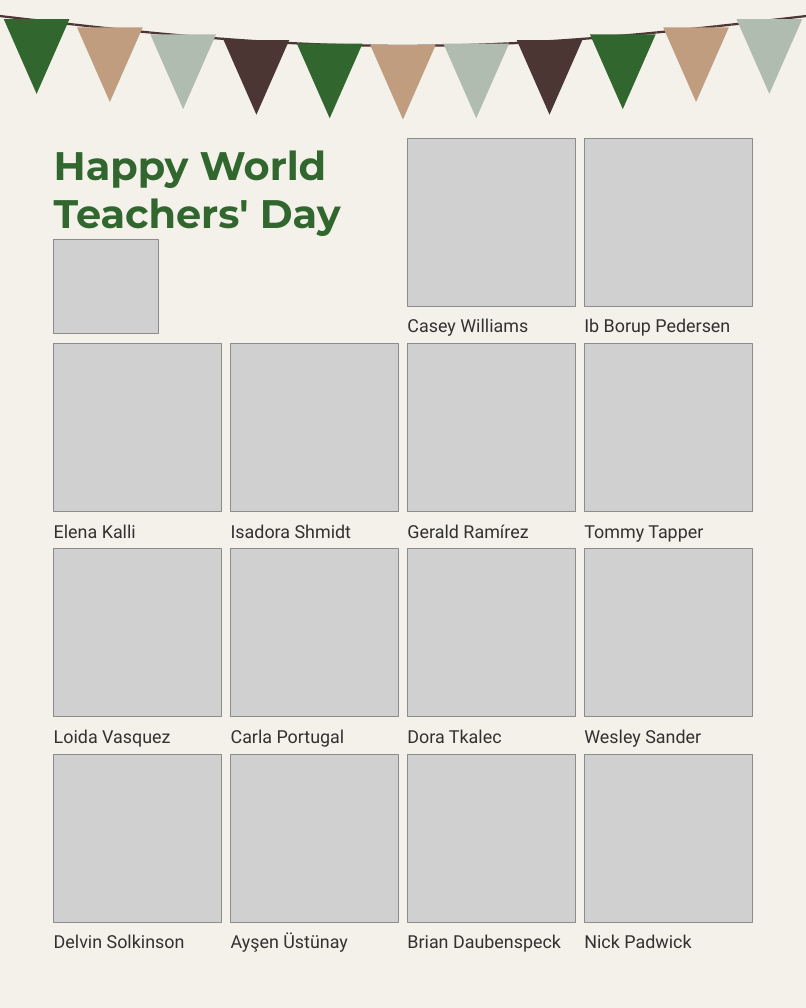
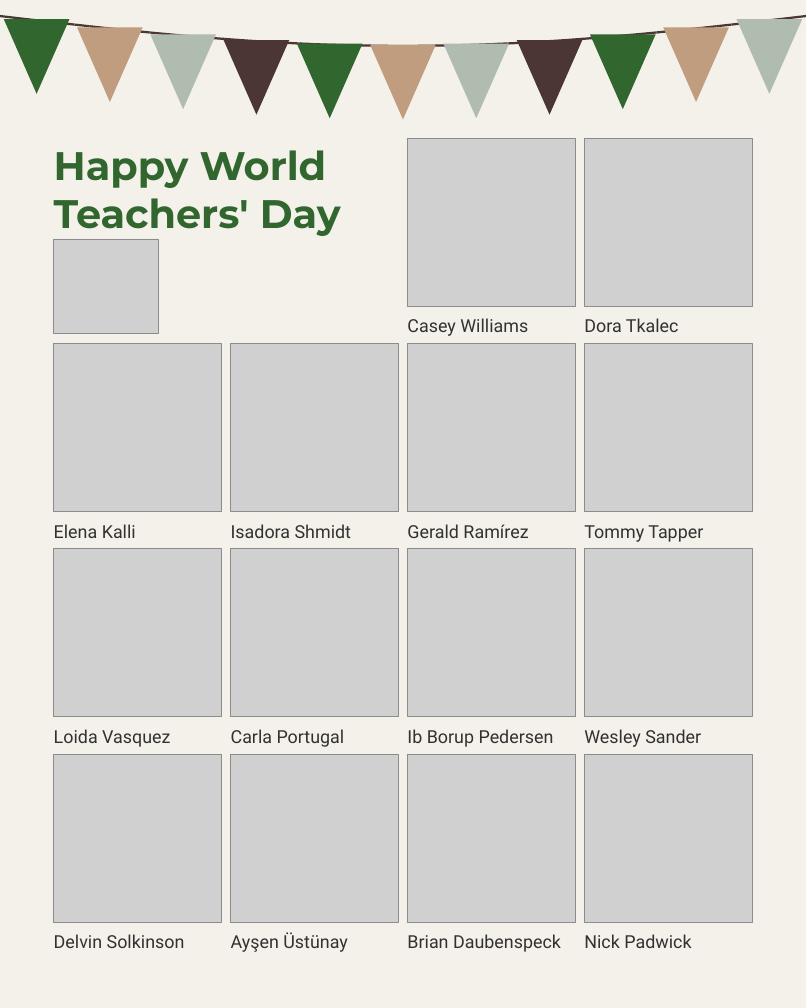
Before and after one commit to linneamoritznyc/SFW-SocialMedia, a slide deck: slide 3 of templates/posts/october/05-10-2026-mon-ig-teachers-day-grid-tests.pptx. Drawn at 806x1008 pixels with LibreOffice and Linux fonts; fonts in the diff are those of the drawing; grey boxes stand for pictures. Boxes give left, top, right and bottom in pixels: in the first picture for what was removed or moved away, otherwise in the second. Text is boxed around its words. In the diff, an @@ line names an element or a change of style, - is before the commit and + after.

```diff
--- a/templates/posts/october/05-10-2026-mon-ig-teachers-day-grid-tests.pptx
+++ b/templates/posts/october/05-10-2026-mon-ig-teachers-day-grid-tests.pptx
@@ text at box(584, 318, 679, 332): text changed @@
-Ib Borup Pedersen
+Dora Tkalec
@@ text at box(407, 729, 554, 747): text changed @@
-Dora Tkalec
+Ib Borup Pedersen
```
Also in this commit, not shown: 2 other slides changed, 21 other files.
